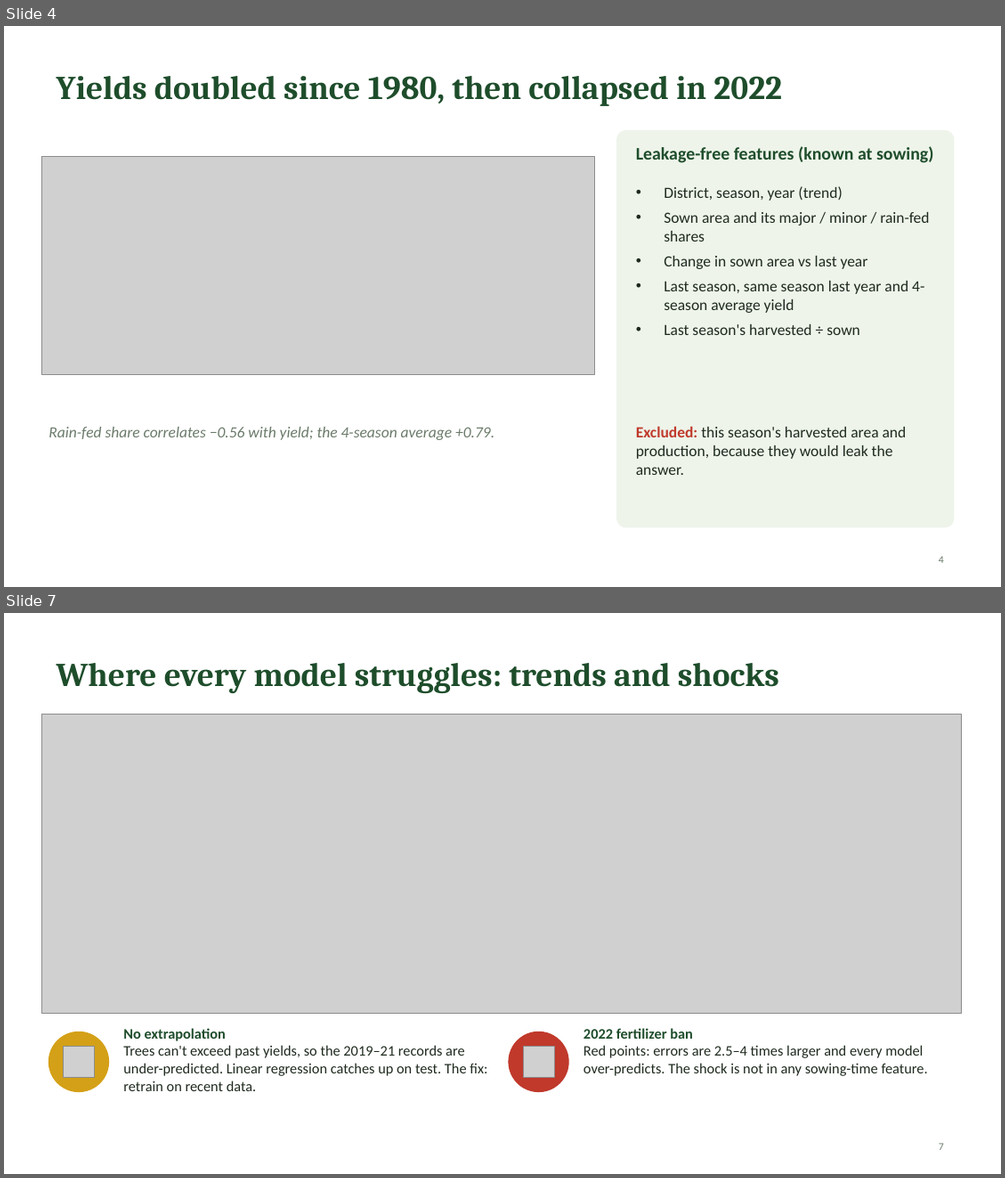
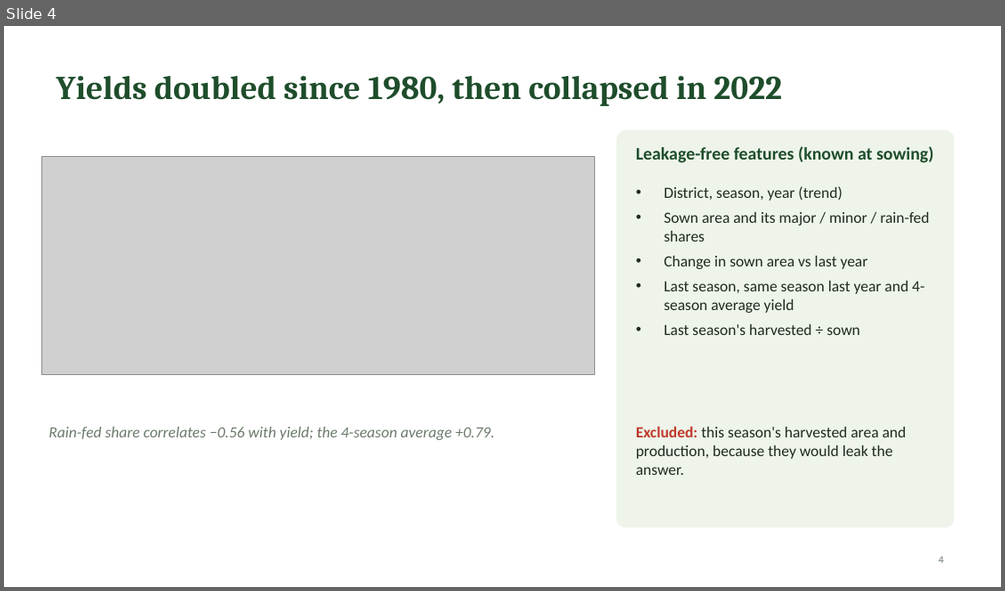
Before and after one commit to WarnaBuddhikaUom/paddy-yield-forecasting-sl, a slide deck: reports/Paddy_Yield_Forecasting_Slides.pptx. Shown one above the other, each under a label of ours: slides 4 and 7 before the commit, slide 4 after it; the slides between them are not shown. The pictures are 1005x1178 and 1005x591 pixels, drawn with LibreOffice and Linux fonts; fonts in the diff are those of the drawing; grey boxes stand for pictures. Boxes give left, top, right and bottom in pixels: in the first picture for what was removed or moved away, otherwise in the second. Text is boxed around its words. In the diff, an @@ line names an element or a change of style, - is before the commit and + after.

Commit message:
Update paddy yield forecasting model

```diff
--- a/reports/Paddy_Yield_Forecasting_Slides.pptx
+++ b/reports/Paddy_Yield_Forecasting_Slides.pptx
@@ slide 7 removed at <box>4,613,1001,1174</box>, background #FFFFFF @@
@@ title removed at <box>57,663,779,693</box> @@
-Where every model struggles: trends and shocks
@@ picture removed at <box>41,714,961,1013</box> @@
@@ ellipse removed at <box>48,1032,109,1092</box> @@
@@ text removed at <box>123,1028,487,1091</box> @@
-No extrapolation
-Trees can't exceed past yields, so the 2019–21 records are under-predicted. Linear regression catches up on test. The fix: retrain on recent data.
@@ ellipse removed at <box>509,1032,568,1092</box> @@
@@ text removed at <box>583,1028,928,1076</box> @@
-2022 fertilizer ban
-Red points: errors are 2.5–4 times larger and every model over-predicts. The shock is not in any sowing-time feature.
@@ picture removed at <box>63,1046,95,1078</box> @@
@@ picture removed at <box>523,1046,554,1078</box> @@
@@ page number removed at <box>938,1143,944,1150</box> @@
-7
```
Also in this commit, not shown: 3 slides changed, 4 slides added, 3 other slides removed, 27 other files.
